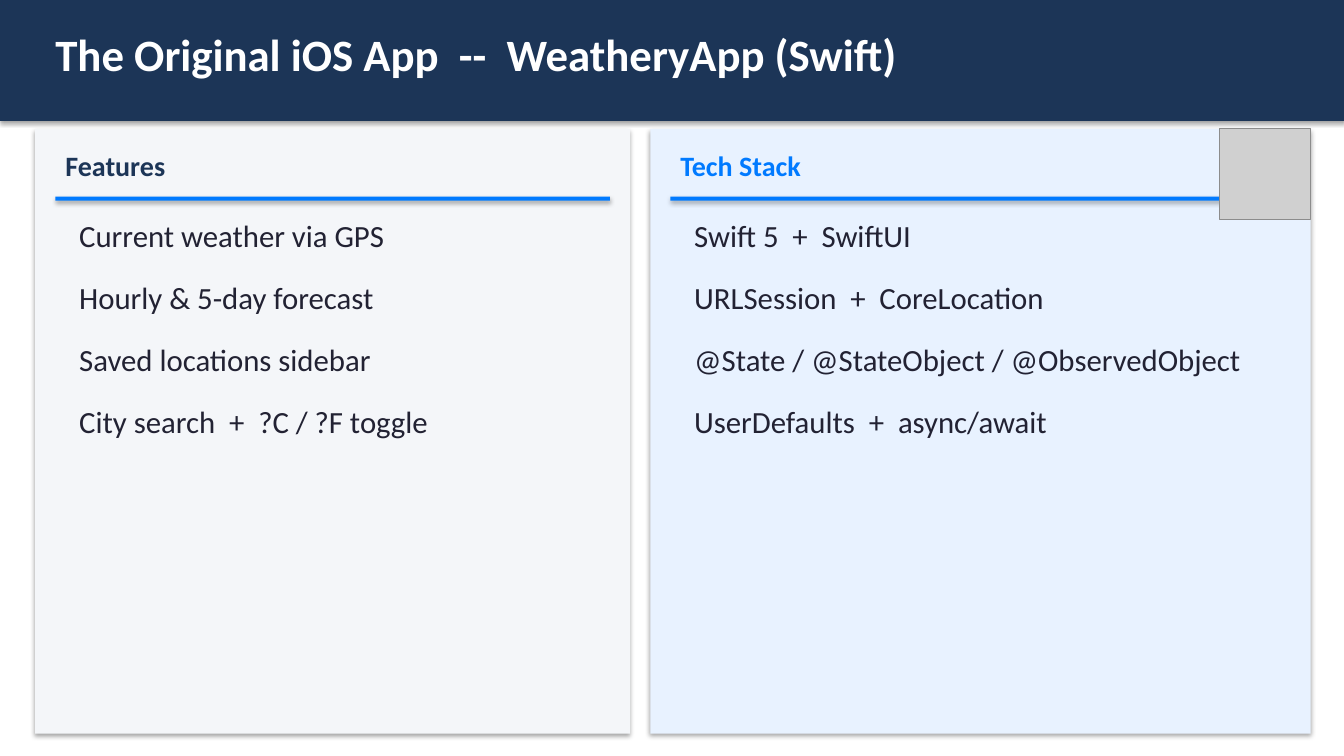
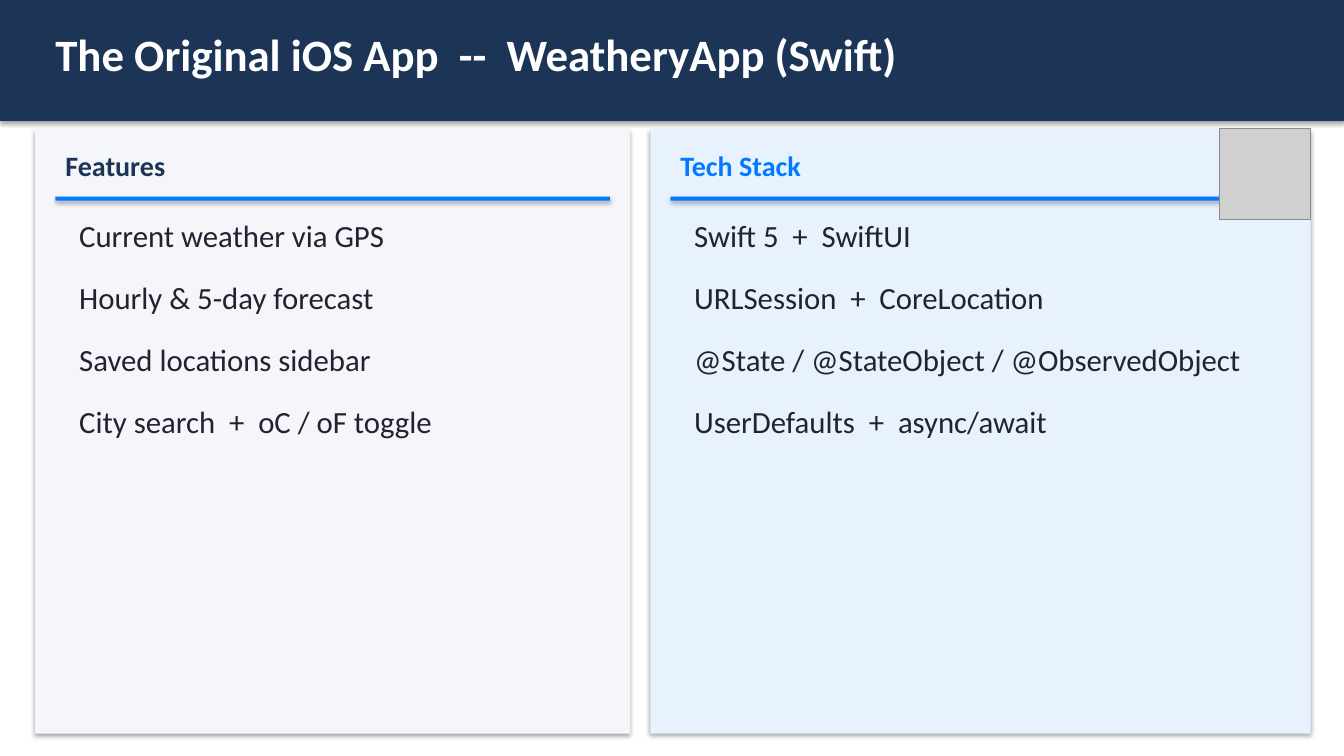
Before and after one commit to kis4-2026ss/projekt-bb-g1-toth-aichinger, a slide deck: slide 3 of docs/WeatheryApp_Presentation.pptx. Drawn at 1344x756 pixels with LibreOffice and Linux fonts; fonts in the diff are those of the drawing; grey boxes stand for pictures. Boxes give left, top, right and bottom in pixels: in the first picture for what was removed or moved away, otherwise in the second. Text is boxed around its words. In the diff, an @@ line names an element or a change of style, - is before the commit and + after.

```diff
--- a/docs/WeatheryApp_Presentation.pptx
+++ b/docs/WeatheryApp_Presentation.pptx
@@ text at (79, 411, 432, 439): text changed @@
-City search + ?C / ?F toggle
+City search + oC / oF toggle
```
Also in this commit, not shown: 3 other slides changed, 1 slide added.
